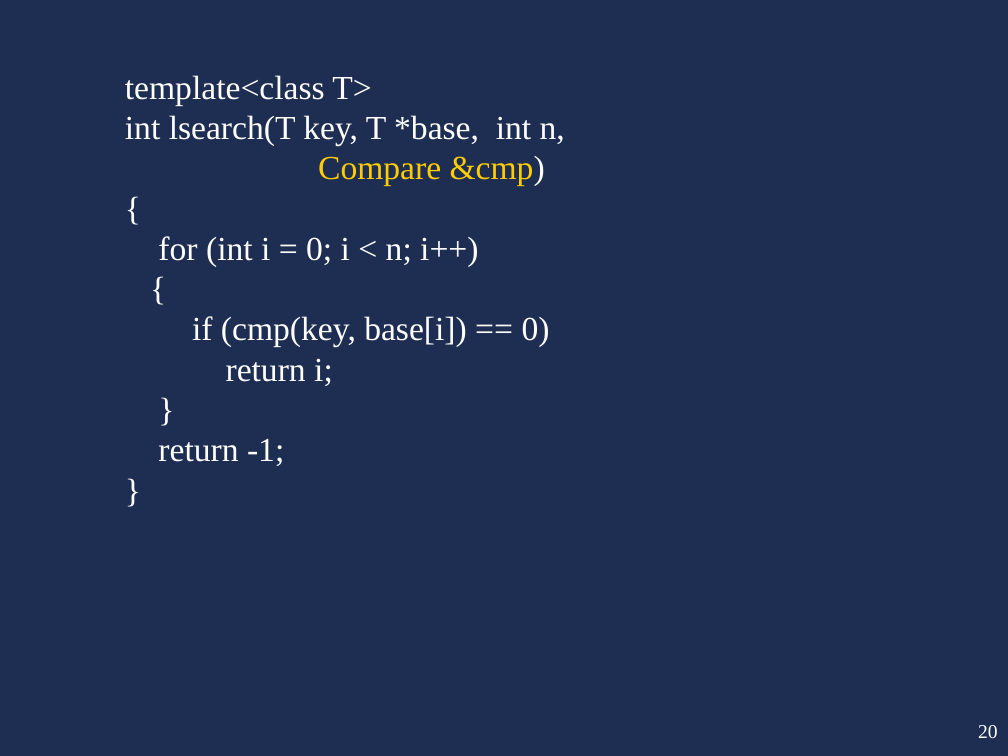
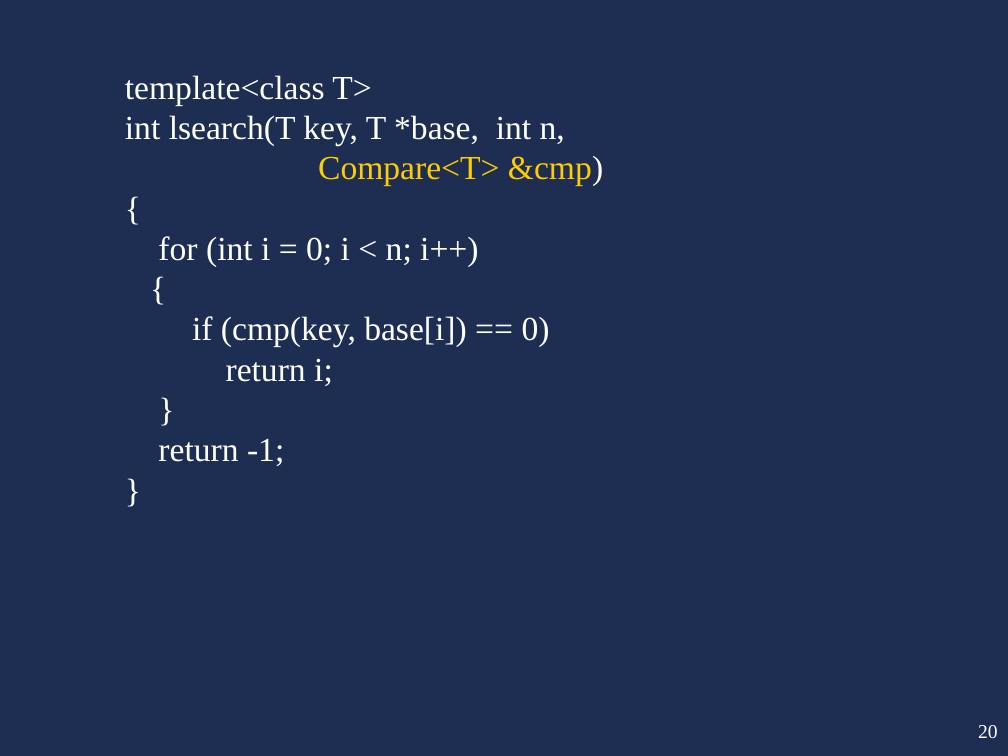
Before and after one commit to qilin512/OUC-OOP, a slide deck: slide 20 of slides/补充内容.pptx. Drawn at 1008x756 pixels with LibreOffice and Linux fonts; fonts in the diff are those of the drawing. Boxes give left, top, right and bottom in pixels: in the first picture for what was removed or moved away, otherwise in the second. Text is boxed around its words. In the diff, an @@ line names an element or a change of style, - is before the commit and + after.

```diff
--- a/slides/补充内容.pptx
+++ b/slides/补充内容.pptx
@@ text at (318,156,603,186): text changed @@
-Compare &cmp)
+Compare<T> &cmp)
```
